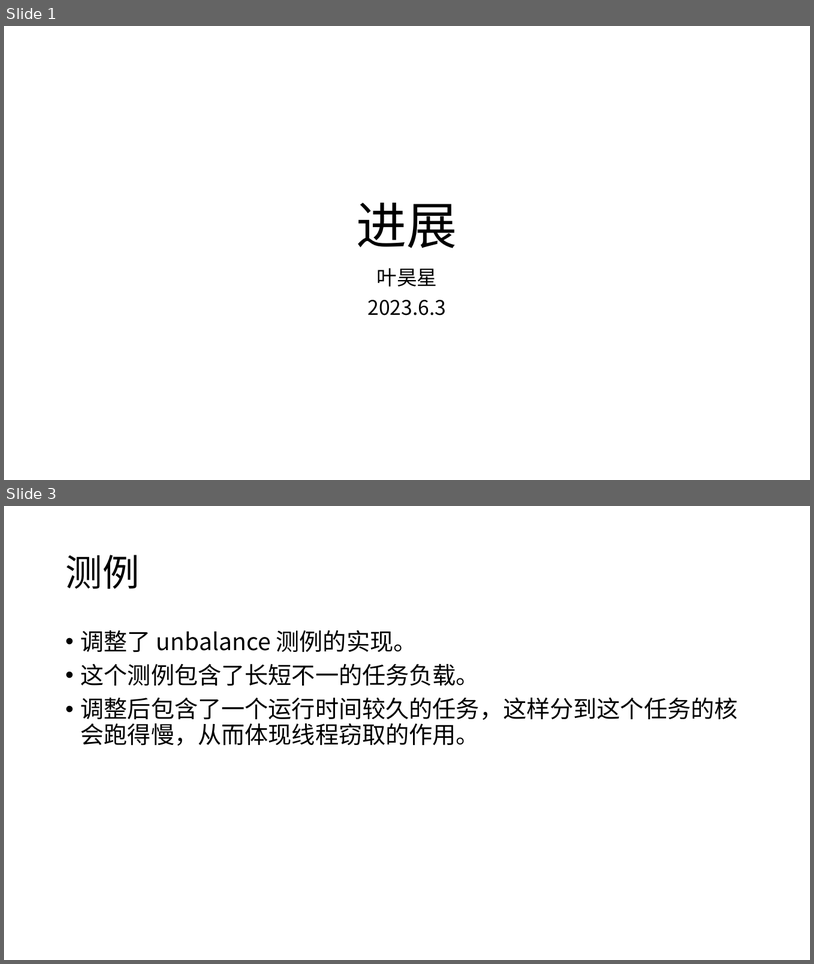
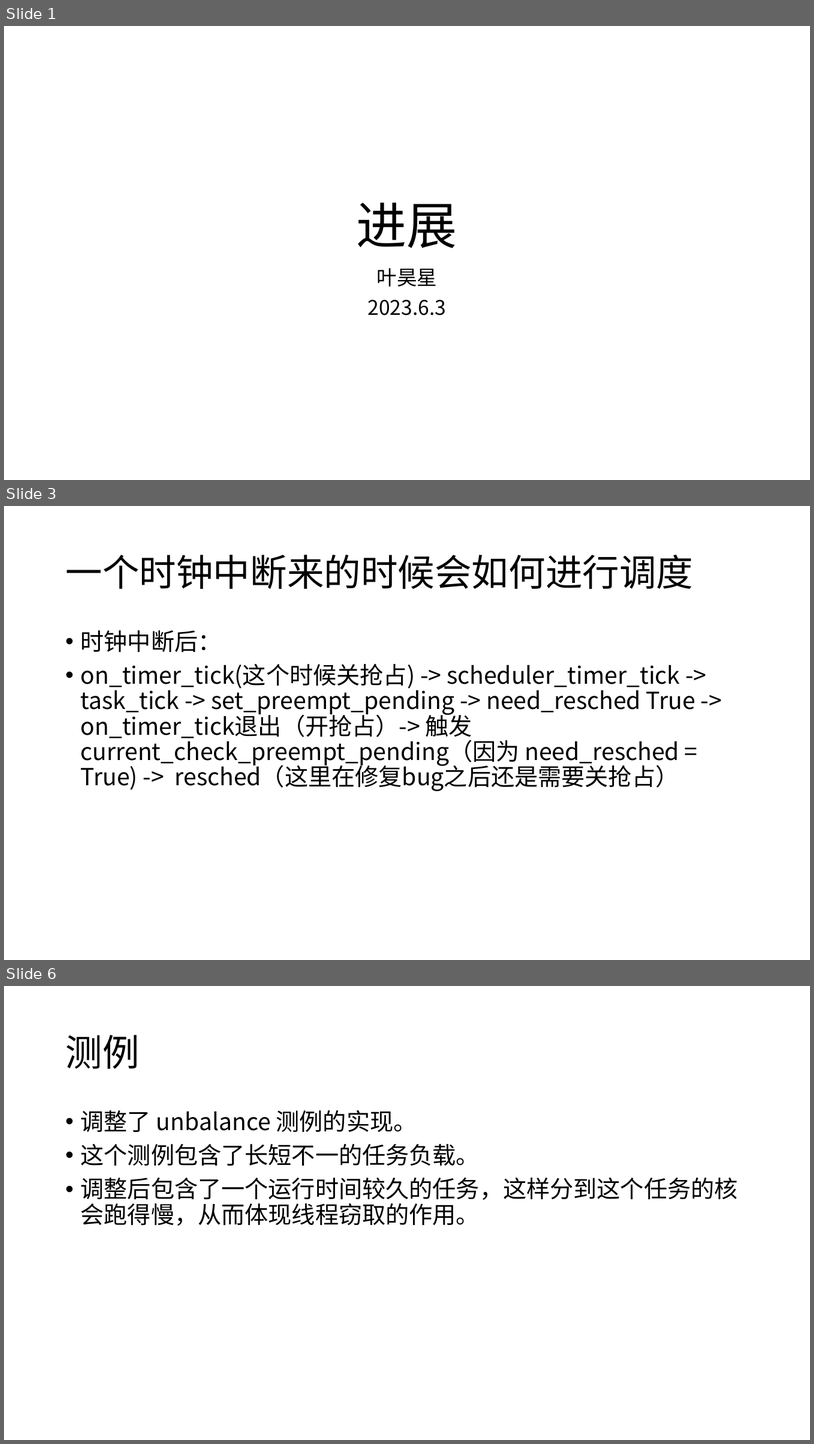
Before and after one commit to 131131yhx/arceos, a slide deck: report/进展 6.4.pptx. Shown one above the other, each under a label of ours: slides 1 and 3 before the commit, slides 1, 3 and 6 after it; the slides between them are not shown. The pictures are 814x964 and 814x1444 pixels, drawn with LibreOffice and Linux fonts; fonts in the diff are those of the drawing. Boxes give left, top, right and bottom in pixels: in the first picture for what was removed or moved away, otherwise in the second. Text is boxed around its words. In the diff, an @@ line names an element or a change of style, - is before the commit and + after.

```diff
--- a/report/进展 6.4.pptx
+++ b/report/进展 6.4.pptx
@@ slide 3 added at box(4, 506, 810, 960), background #FFFFFF @@
@@ title added at box(65, 555, 693, 589), 44 pt, text #000000 @@
+一个时钟中断来的时候会如何进行调度
@@ text added at box(81, 630, 696, 791), 28 pt, text #000000 @@
+• 时钟中断后：
+• on_timer_tick(这个时候关抢占) -> scheduler_timer_tick -> task_tick -> set_preempt_pending -> need_resched True -> on_timer_tick退出（开抢占）-> 触发 current_check_preempt_pending（因为 need_resched = True) -> resched（这里在修复bug之后还是需要关抢占）
@@ what was slide 3 is now slide 6 @@
```
Also in this commit, not shown: 1 slide changed, 3 other slides added.
